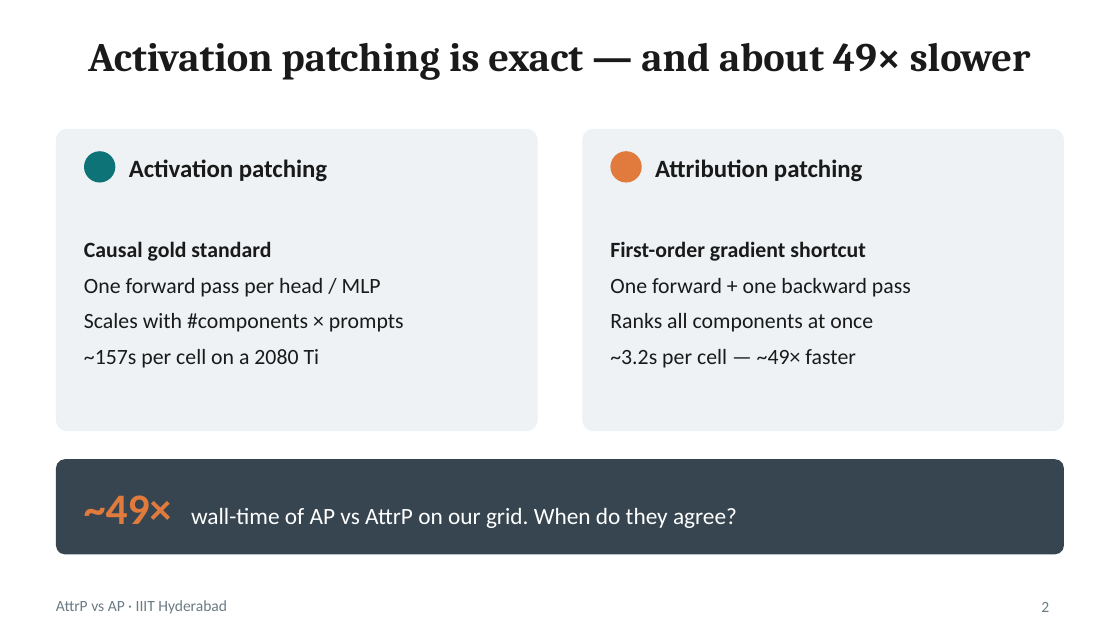
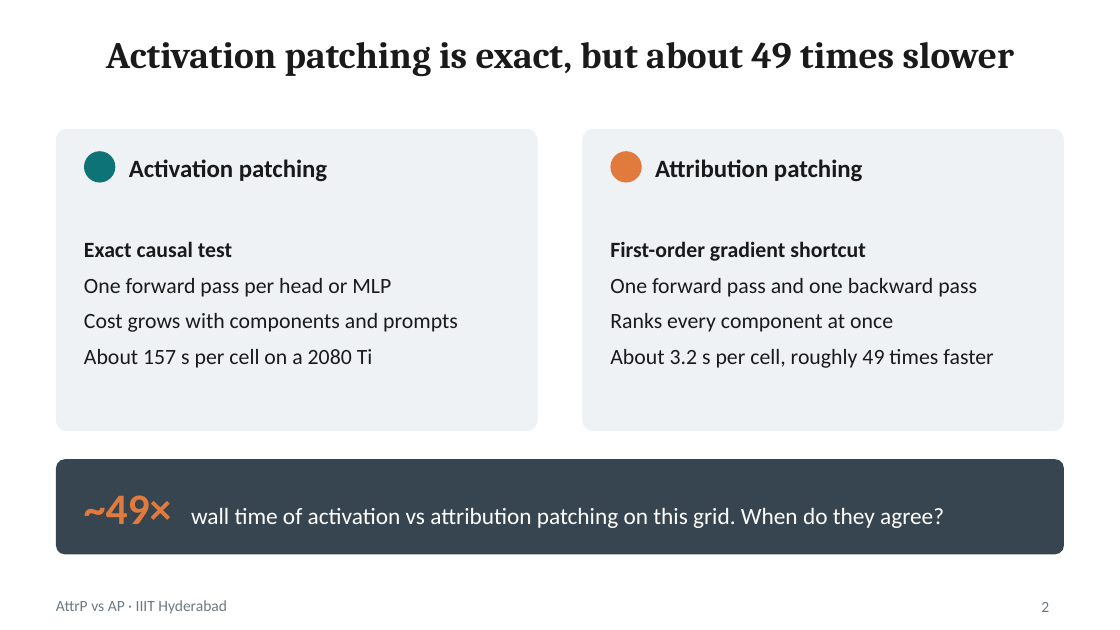
Before and after one commit to hrishirajmitra/attrp-ap-hindi, a slide deck: slide 2 of slides/results/results_deck.pptx. Drawn at 1120x630 pixels with LibreOffice and Linux fonts; fonts in the diff are those of the drawing. Boxes give left, top, right and bottom in pixels: in the first picture for what was removed or moved away, otherwise in the second. Text is boxed around its words. In the diff, an @@ line names an element or a change of style, - is before the commit and + after.

```diff
--- a/slides/results/results_deck.pptx
+++ b/slides/results/results_deck.pptx
@@ title at (x1=106, y1=42, x2=1015, y2=76): text changed; size 26 to 24 pt @@
-Activation patching is exact — and about 49× slower
+Activation patching is exact, but about 49 times slower
@@ text at (x1=84, y1=241, x2=458, y2=368): text changed @@
-Causal gold standard
-One forward pass per head / MLP
-Scales with #components × prompts
-~157s per cell on a 2080 Ti
+Exact causal test
+One forward pass per head or MLP
+Cost grows with components and prompts
+About 157 s per cell on a 2080 Ti
@@ text at (x1=610, y1=278, x2=993, y2=368): text changed @@
-One forward + one backward pass
-Ranks all components at once
-~3.2s per cell — ~49× faster
+One forward pass and one backward pass
+Ranks every component at once
+About 3.2 s per cell, roughly 49 times faster
@@ text at (x1=84, y1=495, x2=944, y2=528): text changed @@
-~49× wall-time of AP vs AttrP on our grid. When do they agree?
+~49× wall time of activation vs attribution patching on this grid. When do they agree?
```
Also in this commit, not shown: 11 other slides changed, 5 other files.
